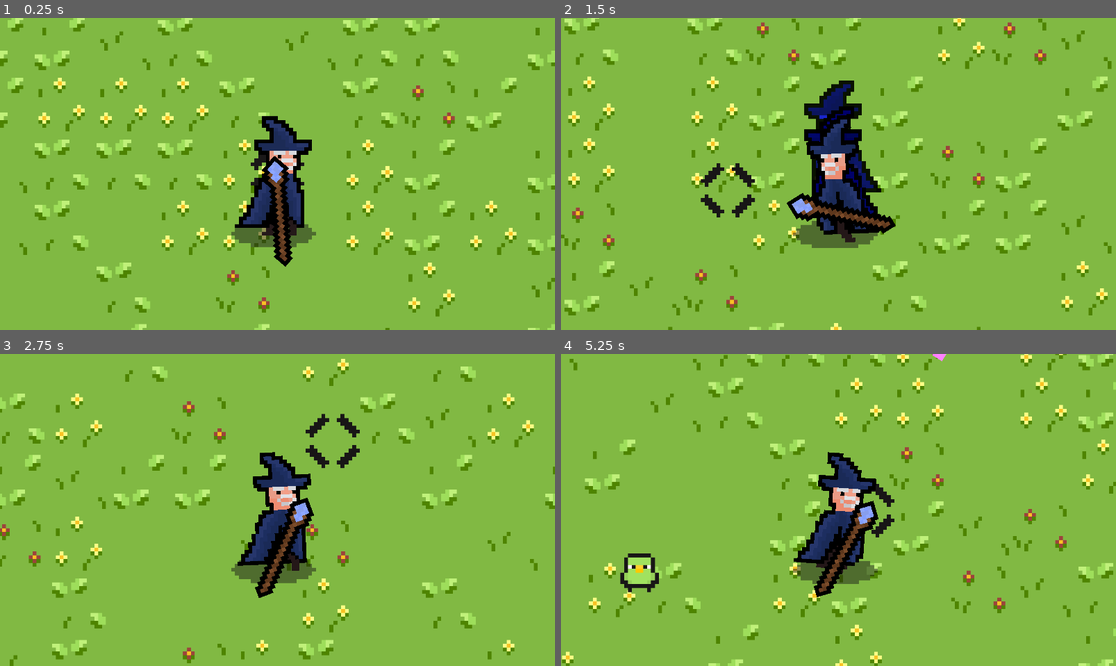
Above: before the commit, frames 1-4 (two rows, left to right).
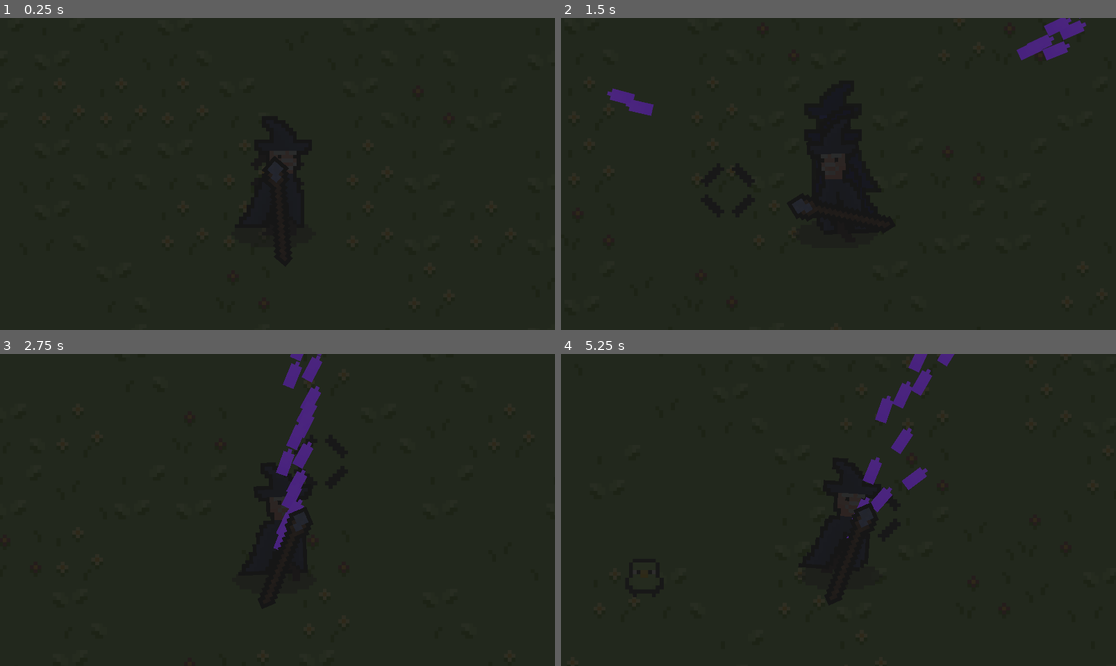
Above: after the commit, the same moments.

Repository: Henry-H08/Archibald
Game: Godot game, scene res://main.tscn
The game is run twice, just before and just after one commit, with the same random seed, the same clock (stepped at 60 frames per second) and the same inputs.
Inputs (mouse positions are in pixels of both pictures, inside the frame that each line leads up to):
- Up to frame 1 (0.25 s): no input
- Up to frame 2 (1.5 s): tap Enter at 0.5 s; move the mouse to (960, 158) at 0.52 s; press the mouse at (960, 158) at 0.53 s; hold D (right) 0.53-1.28 s; move the mouse to (727, 189) at 1.27 s; release the mouse at (727, 189) at 1.28 s; hold S (down) from 1.28 s (still down); tap Shift (dash) at 1.35 s
- Up to frame 3 (2.75 s): click (166, 525) at 1.55 s; move the mouse to (333, 441) at 2.02 s; release S (down) at 2.03 s; press the mouse at (333, 441) at 2.03 s; hold D (right) from 2.03 s (still down)
- Up to frame 4 (5.25 s): move the mouse to (810, 572) at 2.77 s; release D (right) at 2.78 s; release the mouse at (810, 572) at 2.78 s; hold W (up) 2.78-3.53 s; click (810, 572) at 2.85 s; move the mouse to (1005, 556) at 3.52 s; press the mouse at (1005, 556) at 3.53 s; hold A (left) 3.53-5.03 s; tap Shift (dash) at 3.6 s; move the mouse to (672, 463) at 4.27 s; release the mouse at (672, 463) at 4.28 s; click (672, 463) at 4.35 s; move the mouse to (866, 510) at 5.02 s; press the mouse at (866, 510) at 5.03 s; hold S (down) from 5.03 s (still down)

The runs differ from the first frame. In frame 1, 98% of the frame differs, in the area x 0-100%, y 0-100%; in frame 2, 97%; in frame 3, 99%; in frame 4, 99%.

Commit message:
death test

Diff:
--- a/player.tscn
+++ b/player.tscn
@@ -177,7 +177,6 @@
 offset_top = -104.0
 offset_right = -86.0
 offset_bottom = -99.0
-metadata/_edit_use_anchors_ = true
 
 [node name="Label" type="Label" parent="Health_Bar"]
 layout_mode = 1
@@ -207,7 +206,6 @@
 theme_override_fonts/font = ExtResource("9_nvl01")
 theme_override_font_sizes/font_size = 8
 text = "0"
-metadata/_edit_use_anchors_ = true
 
 [node name="Sprite2D" type="Sprite2D" parent="coins"]
 position = Vector2(-7, -8)
@@ -215,7 +213,6 @@
 
 [node name="GameOver" type="CanvasLayer" parent="."]
 unique_name_in_owner = true
-visible = false
 scale = Vector2(0.2, 0.2)
 transform = Transform2D(0.2, 0, 0, 0.2, 0, 0)
 
@@ -233,7 +230,6 @@
 grow_vertical = 2
 size_flags_horizontal = 4
 color = Color(0.0980392, 0.0980392, 0.0980392, 0.905882)
-metadata/_edit_use_anchors_ = true
 
 [node name="Label" type="Label" parent="GameOver/ColorRect"]
 layout_mode = 1
@@ -252,5 +248,7 @@
 text = "Game Over"
 uppercase = true
 
+[node name="CanvasLayer" type="CanvasLayer" parent="."]
+
 [connection signal="timeout" from="GhostTimer" to="." method="_on_ghost_timer_timeout"]
 [connection signal="timeout" from="temp" to="." method="_on_temp_timeout"]
--- a/staff and spells/basic_staff.gd
+++ b/staff and spells/basic_staff.gd
@@ -23,7 +23,7 @@
 	else:
 		scale.y = 1
 
-	if Input.is_action_just_pressed("shoot"):
+	if Input.is_action_pressed("shoot"):
 		if can_use == true:
 			camera_2d.apply_shake(4)
 			var bullet_instance = current_spell.instantiate()
@@ -31,7 +31,7 @@
 			bullet_instance.global_position = pew.global_position
 			bullet_instance.rotation = rotation
 			can_use = false
-			await get_tree().create_timer(0.5).timeout
+			await get_tree().create_timer(0).timeout
 			can_use = true
 
 
--- a/staff and spells/fireball.tscn
+++ b/staff and spells/fireball.tscn
@@ -45,7 +45,7 @@
 [sub_resource type="Environment" id="Environment_8lxfj"]
 background_mode = 3
 glow_enabled = true
-glow_intensity = 0.06
+glow_intensity = 0.07
 glow_blend_mode = 1
 
 [node name="fireball" type="Node2D"]
Not shown, changed: exports/Archibald!.html
Not shown, changed: exports/Archibald!.pck
